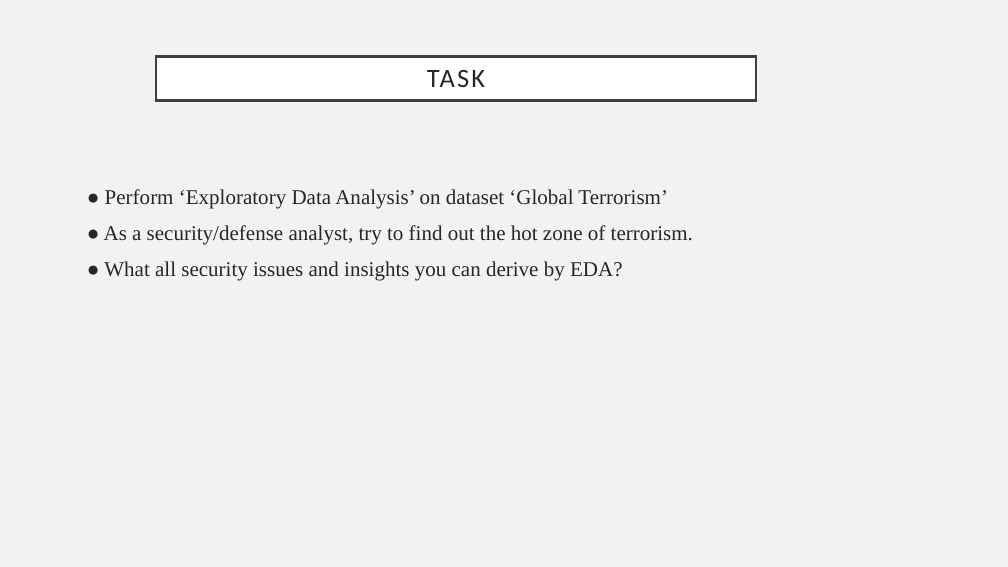
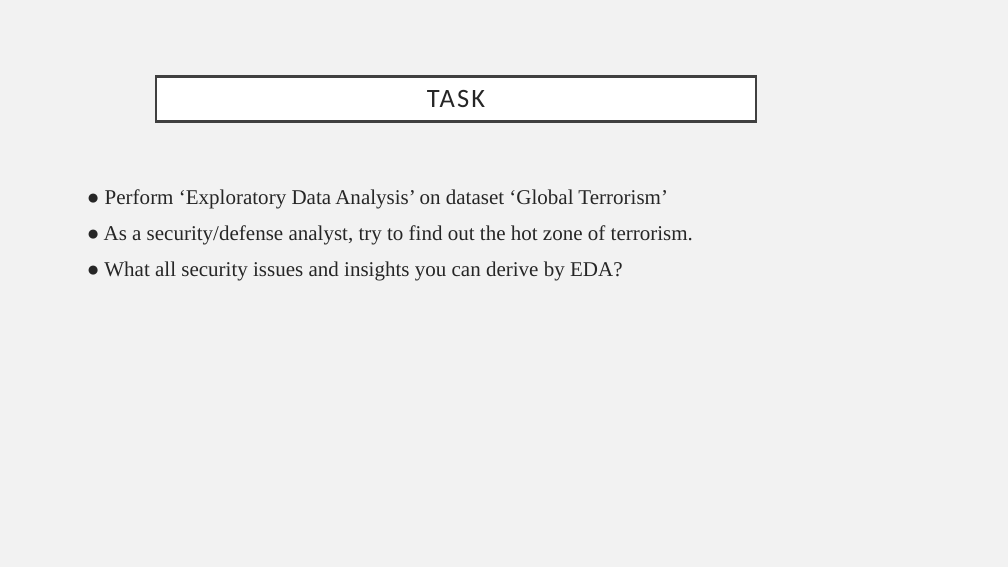
Before and after one commit to gokulrajar15/Global-Terrorism-Analysis-Using-Power-BI, a slide deck: slide 2 of ppt.pptx. Drawn at 1008x567 pixels with LibreOffice and Linux fonts; fonts in the diff are those of the drawing. Boxes give left, top, right and bottom in pixels: in the first picture for what was removed or moved away, otherwise in the second. Text is boxed around its words. In the diff, an @@ line names an element or a change of style, - is before the commit and + after.

```diff
--- a/ppt.pptx
+++ b/ppt.pptx
@@ title "TASK": place and size @@
-title "TASK" at <box>156,56,756,101</box>
+title "TASK" at <box>156,77,756,122</box>
```
Also in this commit, not shown: 6 other slides changed, 1 slide removed, 2 other files.
